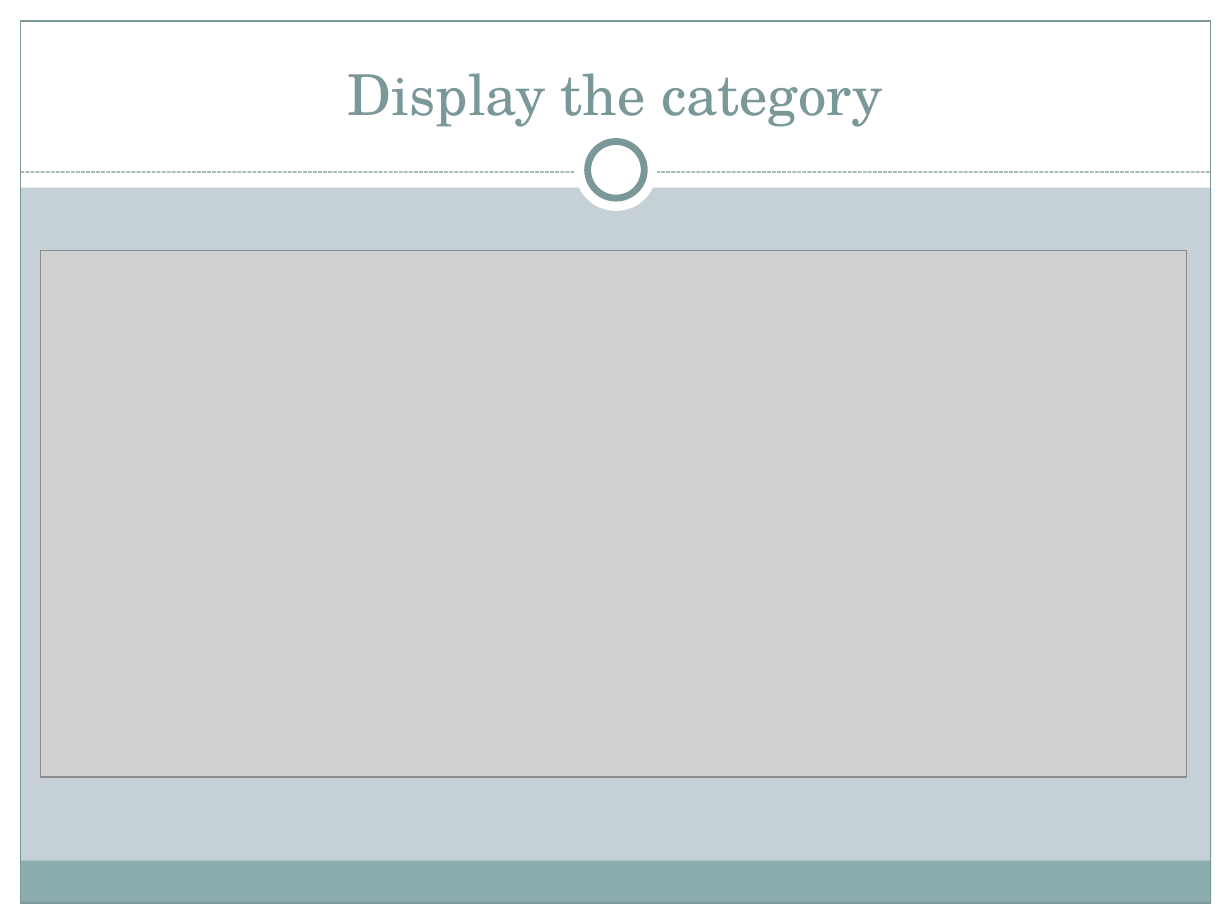
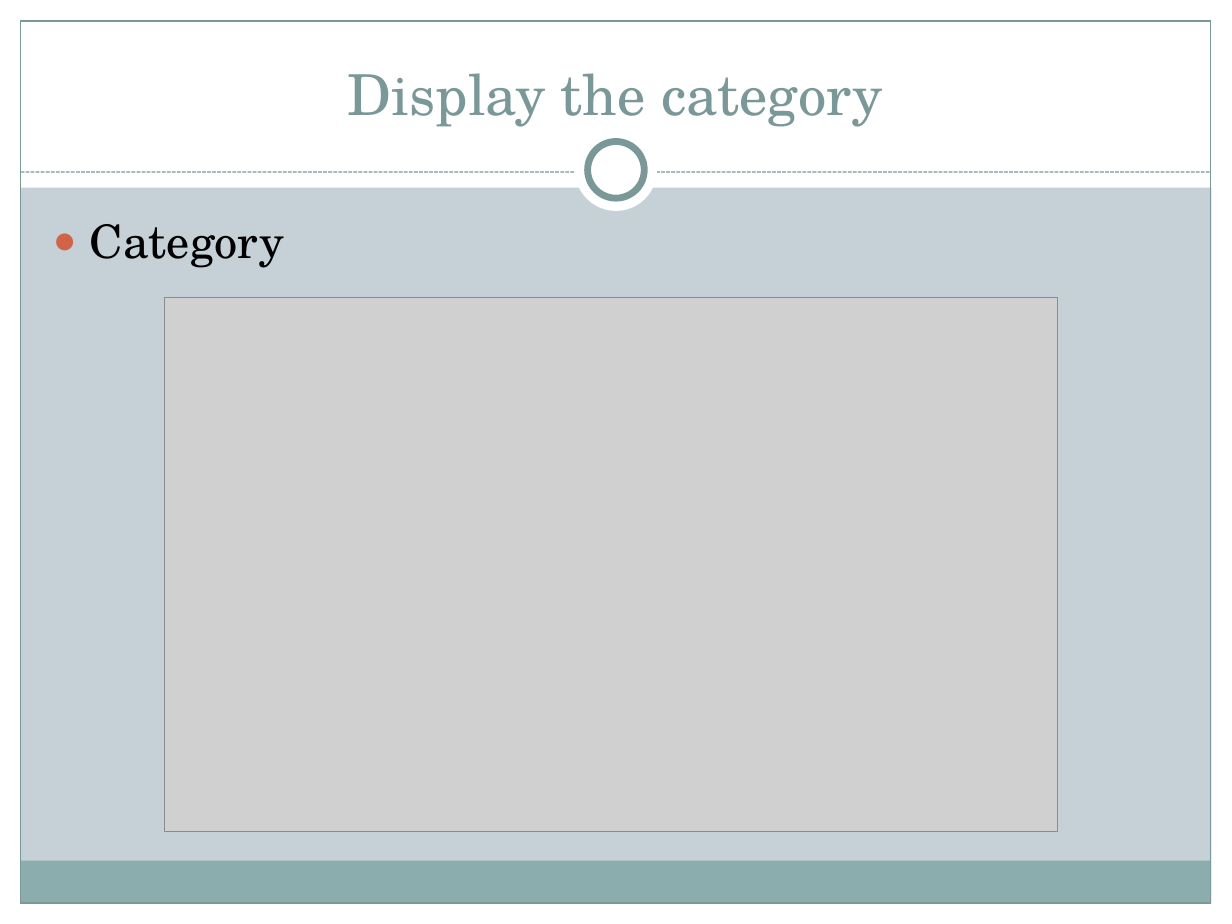
Before and after one commit to mandiratamang/SMS, a slide deck: slide 63 of implementation/pp of sms.pptx. Drawn at 1232x924 pixels with LibreOffice and Linux fonts; fonts in the diff are those of the drawing; grey boxes stand for pictures. Boxes give left, top, right and bottom in pixels: in the first picture for what was removed or moved away, otherwise in the second. Text is boxed around its words. In the diff, an @@ line names an element or a change of style, - is before the commit and + after.

```diff
--- a/implementation/pp of sms.pptx
+++ b/implementation/pp of sms.pptx
@@ text added at (90,224,284,268), 27 pt, text #000000 @@
+● Category
@@ picture: place and size @@
-picture at (41,250,1186,777)
+picture at (164,298,1057,832)
```
Also in this commit, not shown: 17 other slides changed, 12 slides added, 12 slides removed, 8 other files.
